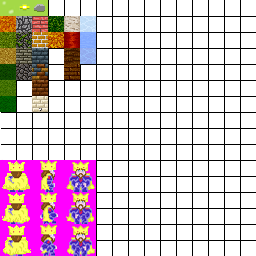
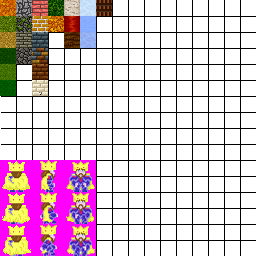
The second 256×256 image is a revision of the first. Changes to its layers:
added layer "Floor" above "Textures" over [96, 0, 112, 16]
painted on "Textures" over [0, 0, 96, 112]
added group "depracted" with 3 layers above "Hintergrund" over [0, 0, 48, 16]
hid "Rock", moved it into group "depracted" over [32, 0, 48, 16]
hid "Flower", moved it into group "depracted" over [14, 0, 32, 16]
hid "Grass", moved it into group "depracted" over [0, 0, 17, 16]
